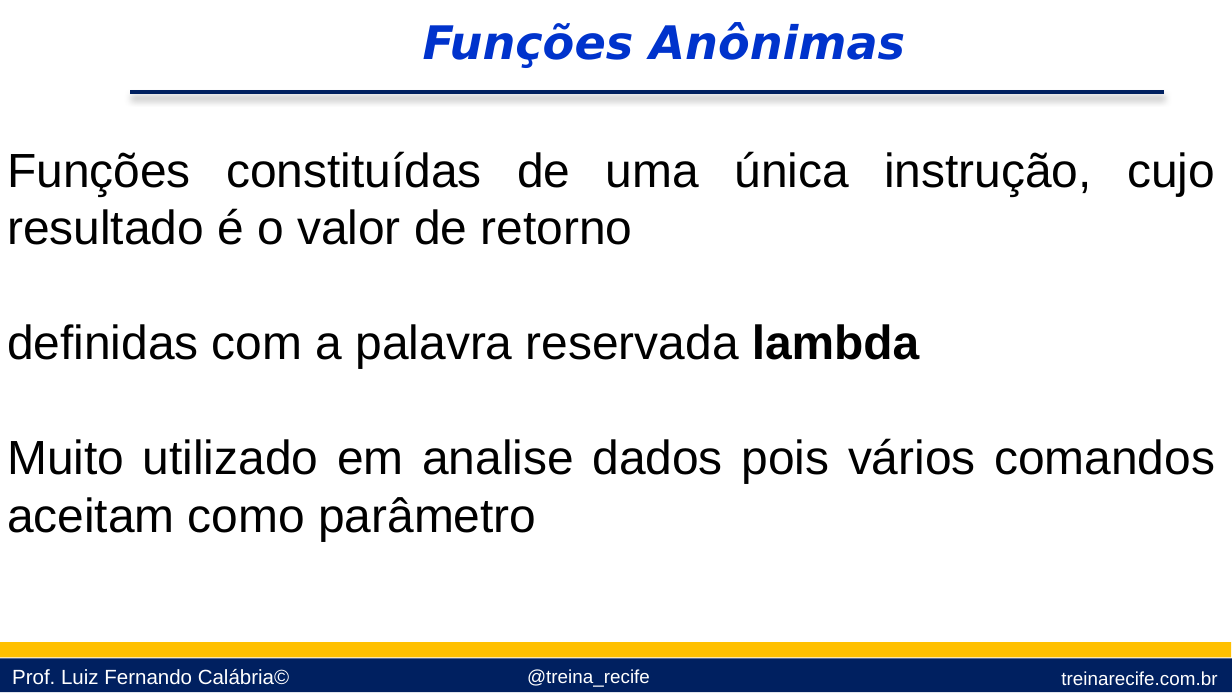
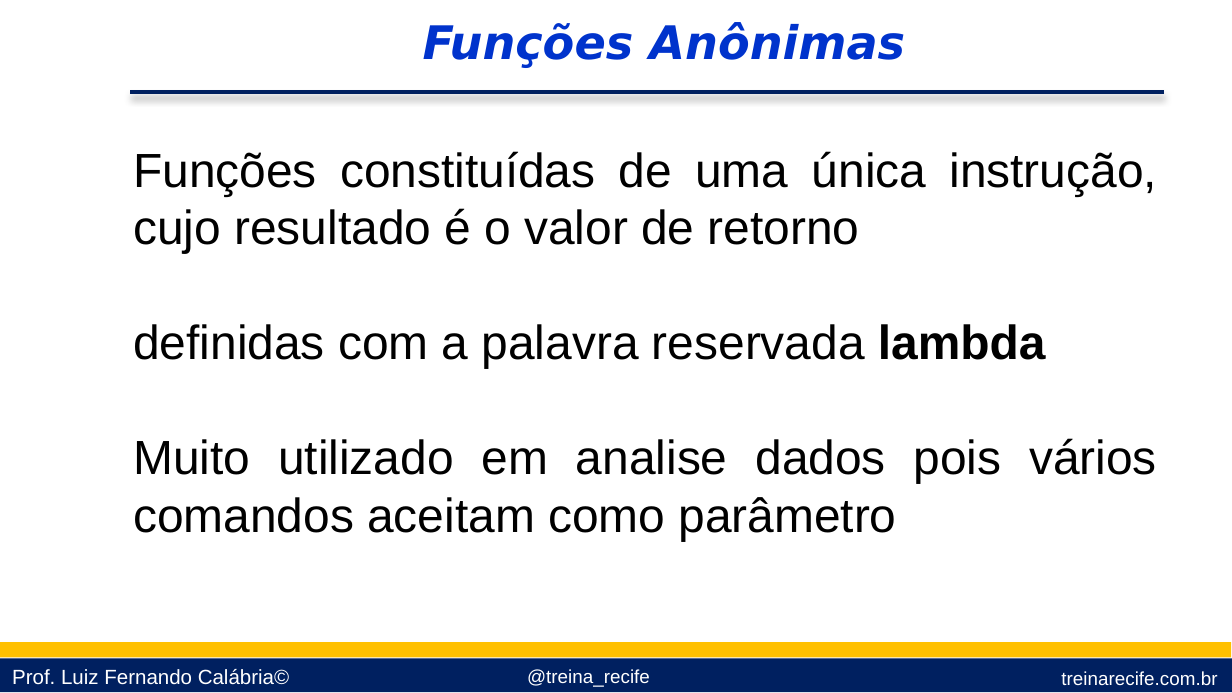
Before and after one commit to lfcalabria/pythonbasico, a slide deck: slide 12 of Apresentações/09 - Funçoes e Pacotes.pptx. Drawn at 1232x693 pixels with LibreOffice and Linux fonts; fonts in the diff are those of the drawing; background and template pictures are left out. Boxes give left, top, right and bottom in pixels: in the first picture for what was removed or moved away, otherwise in the second. Text is boxed around its words. In the diff, an @@ line names an element or a change of style, - is before the commit and + after.

```diff
--- a/Apresentações/09 - Funçoes e Pacotes.pptx
+++ b/Apresentações/09 - Funçoes e Pacotes.pptx
@@ text "Funções constituídas de uma única ..." rewrapped from bbox=[7, 151, 1215, 541] to bbox=[133, 151, 1157, 541] @@
```
Also in this commit, not shown: 9 other slides changed, 1 other file.
